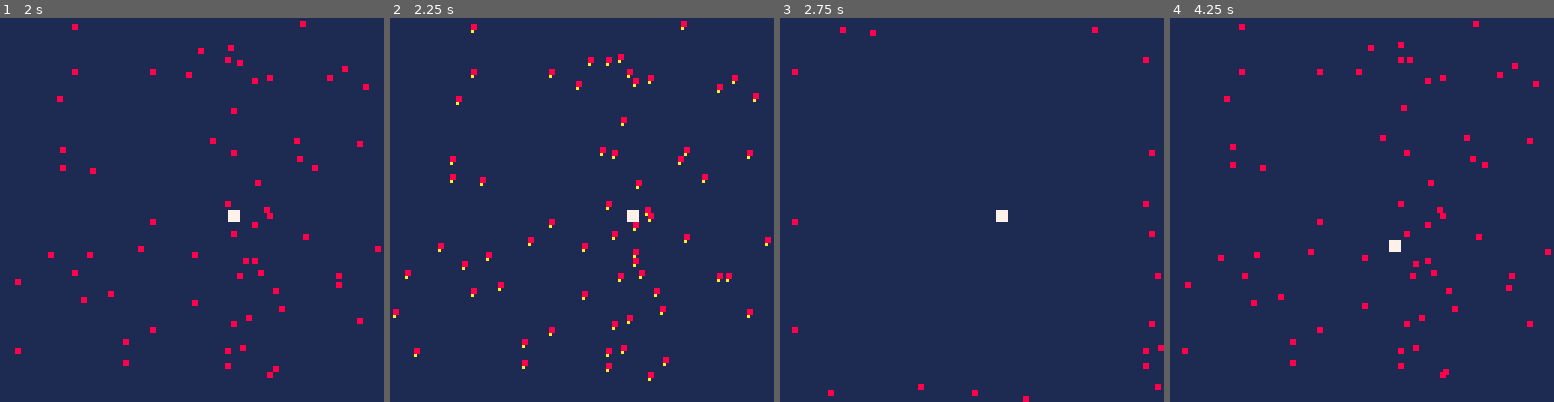
Above: before the commit, frames 1-4 (left to right).
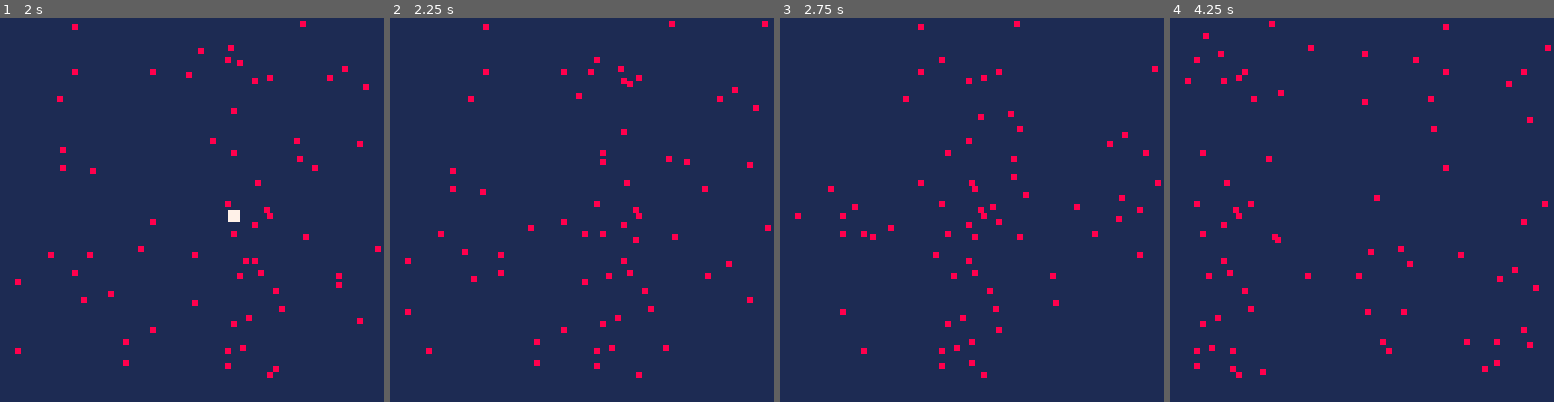
Above: after the commit, the same moments.

Repository: ESmyth-dev/pico8-bullet-hell
Game: PICO-8 cartridge bullet_hell.p8
Same seed, same stepped clock (60 frames per second), same inputs: the game is played once before the commit and once after it.
Inputs:
- Up to frame 1 (2 s): hold Right from 1.6 s (still down)
- Up to frame 2 (2.25 s): release Right at 2.1 s; hold Up from 2.15 s (still down)
- Up to frame 3 (2.75 s): release Up at 2.42 s; hold Right from 2.47 s (still down)
- Up to frame 4 (4.25 s): release Right at 3.03 s; hold Left 3.08-3.58 s; hold Down 3.63-3.97 s; hold Right from 4.02 s (still down)

Frame 1 is identical in both runs. In frame 2, 3.6% of the frame differs, in the area x 0-100%, y 0-95%; in frame 3, 2.2%; in frame 4, 3.3%.

Commit message:
Add death sound

Diff:
--- a/bullet_hell.p8
+++ b/bullet_hell.p8
@@ -3,6 +3,7 @@
 __lua__
 player = {}
 
+player.alive = true
 player.x = 64
 player.y = 64
 player.width = 4
@@ -42,7 +43,12 @@
 			respawn_bullet(i)
 		else
 			move_bullet(i)
-			detect_collision(i)
+			if player.alive then
+				if detect_collision(i) then
+					sfx(o)
+					player.alive = false
+				end
+			end
 		end
 
 		if bullet_progress[i] > 140 or bullet_progress[i] < -12 then
@@ -103,7 +109,9 @@
 		end
 
 		if bullet_x >= (player.x-1) and bullet_x <= (player.x + player.width) and bullet_y >= (player.y-1) and bullet_y <= (player.y + player.width) then
-			extcmd('reset')
+			return true
+		else
+			return false
 		end
 end
 
@@ -120,7 +128,9 @@
 
 function draw_player()
 	cls(1)
-	spr(1, player.x, player.y)
+	if player.alive then
+		spr(1, player.x, player.y)
+	end
 end
 __gfx__
 00000000777700008800000000000000000000000000000000000000000000000000000000000000000000000000000000000000000000000000000000000000
Not shown, changed: the sound effects (__sfx__) section of bullet_hell.p8
